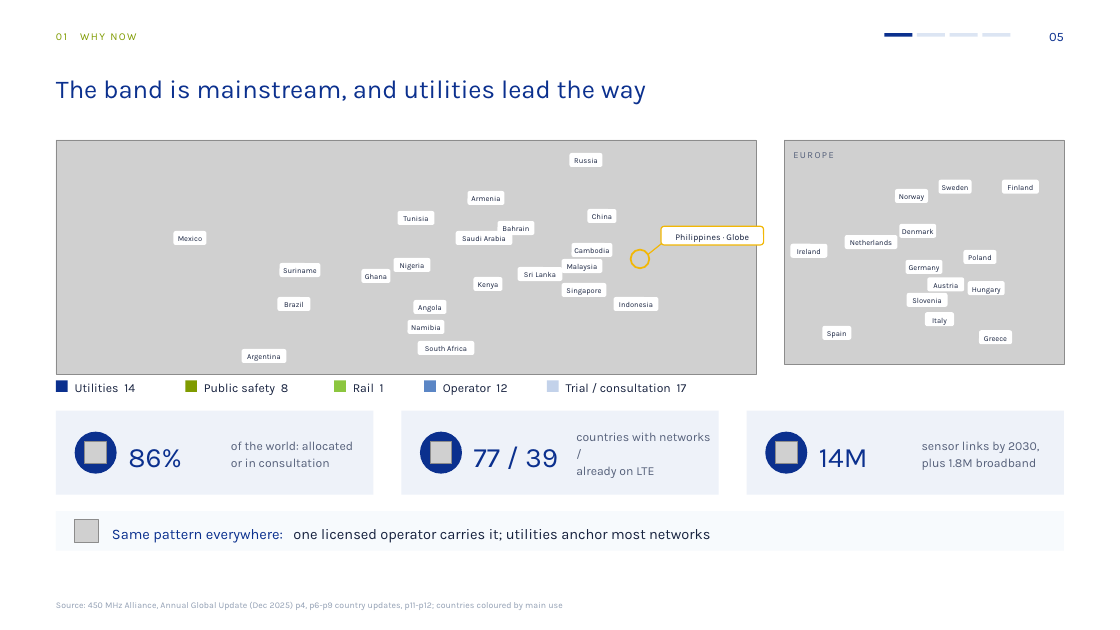
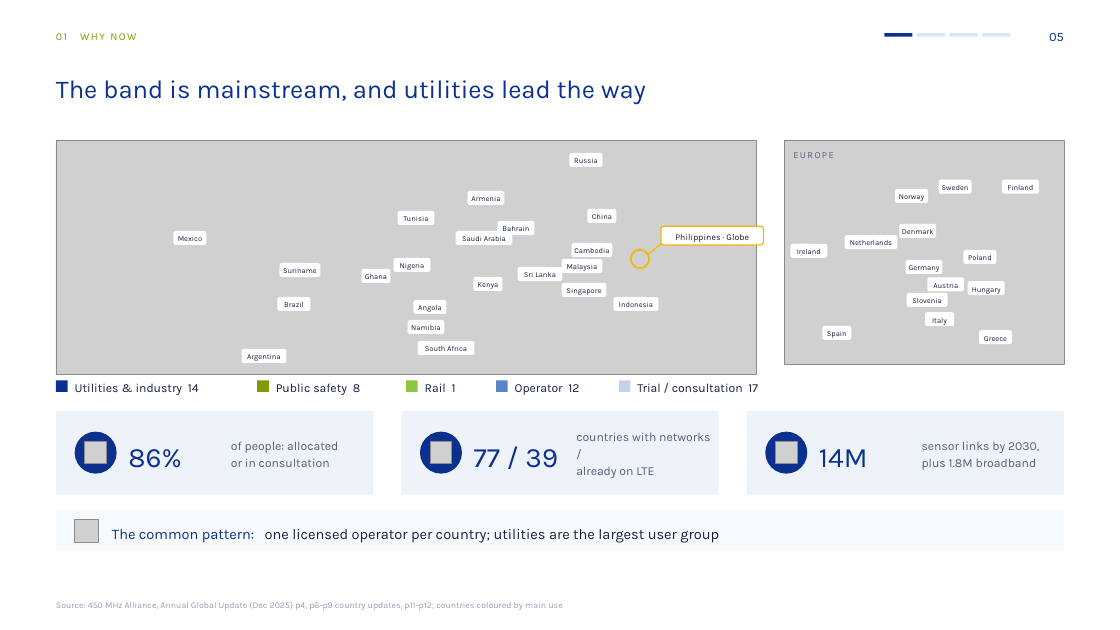
Before and after one commit to mearneste4-max/Philippines-450M, a slide deck: slide 5 of 01_交付物/菲律宾450M方案_v8.pptx. Drawn at 1120x630 pixels with LibreOffice and Linux fonts; fonts in the diff are those of the drawing; grey boxes stand for pictures. Boxes give left, top, right and bottom in pixels: in the first picture for what was removed or moved away, otherwise in the second. Text is boxed around its words. In the diff, an @@ line names an element or a change of style, - is before the commit and + after.

```diff
--- a/01_交付物/菲律宾450M方案_v8.pptx
+++ b/01_交付物/菲律宾450M方案_v8.pptx
@@ text at bbox=[75, 383, 199, 395]: text changed @@
-Utilities 14
+Utilities & industry 14
@@ rectangle: place and size @@
-rectangle at bbox=[424, 381, 436, 392]
+rectangle at bbox=[497, 381, 508, 392]
@@ 3 texts, 3 rectangles: place and size @@
-3 texts, 3 rectangles at bbox=[186, 381, 559, 395]
+3 texts, 3 rectangles at bbox=[257, 381, 631, 395]
@@ text "Trial / consultation 17": place and size @@
-text "Trial / consultation 17" at bbox=[566, 383, 687, 392]
+text "Trial / consultation 17" at bbox=[637, 383, 758, 392]
@@ text at bbox=[231, 441, 338, 453]: text changed @@
-of the world: allocated
+of people: allocated
@@ text at bbox=[112, 529, 719, 543]: text changed @@
-Same pattern everywhere: one licensed operator carries it; utilities anchor most networks
+The common pattern: one licensed operator per country; utilities are the largest user group
```
Also in this commit, not shown: 4 other slides changed, 8 other files.
